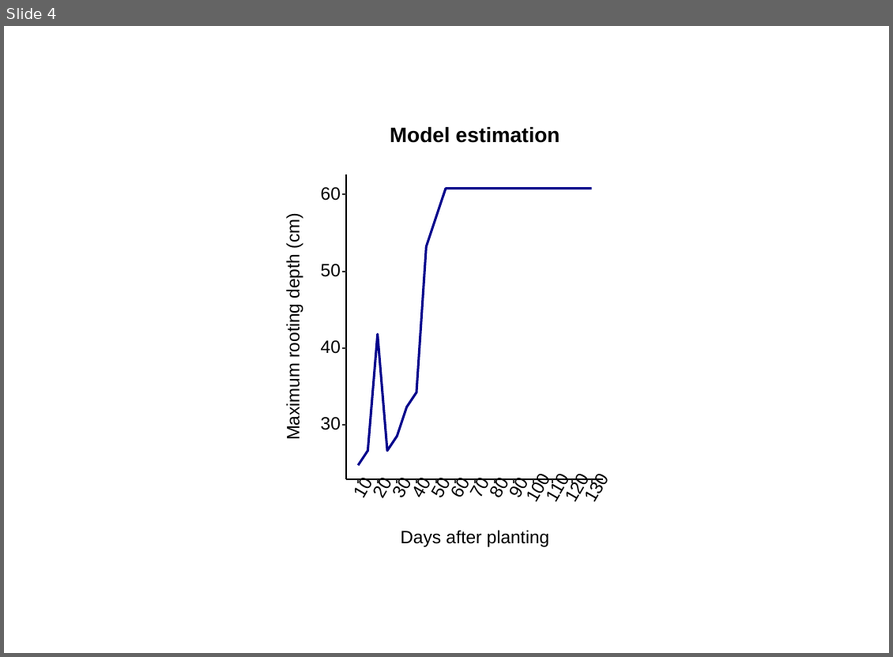
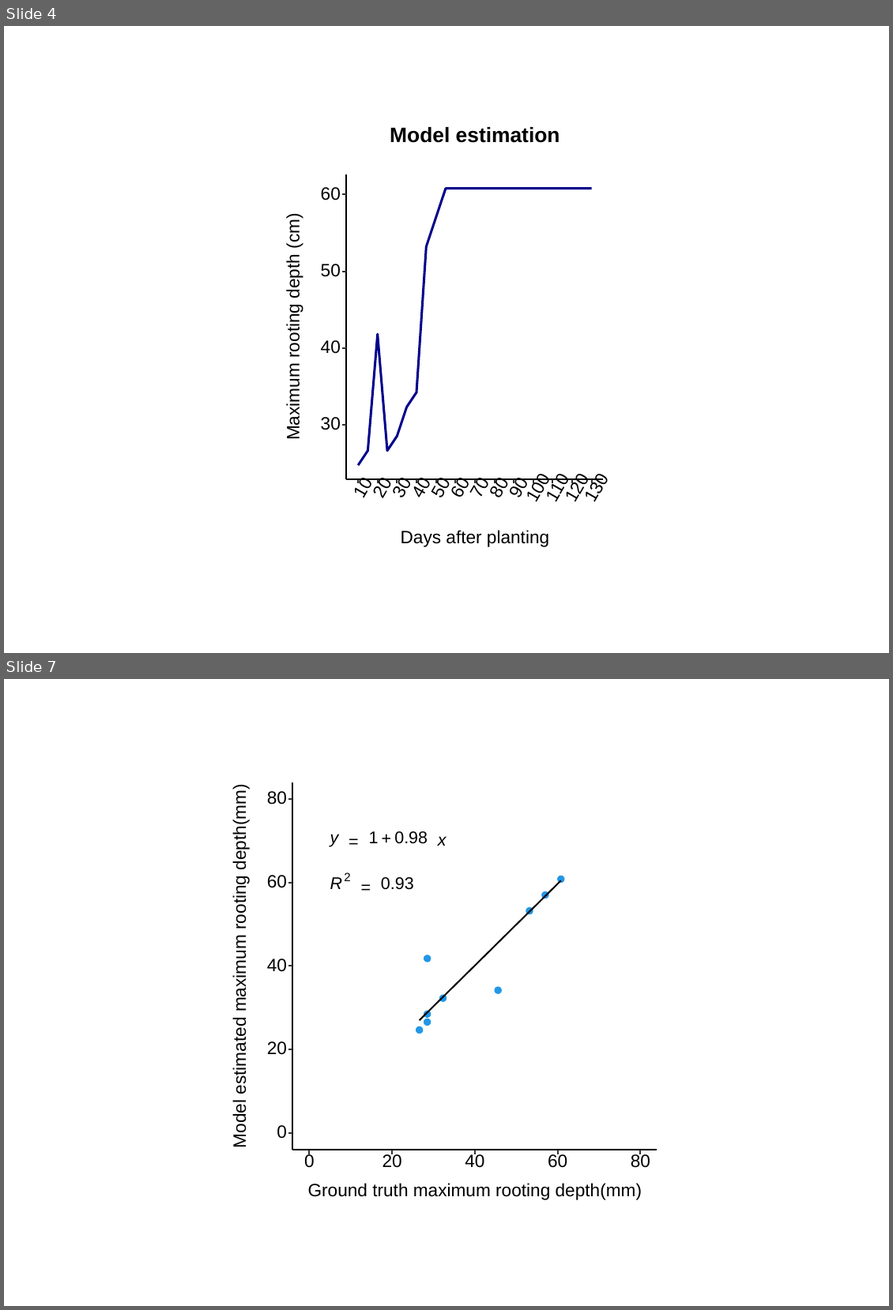
Before and after one commit to kainingzhou/autocam_to_autoanalysis, a slide deck: 3_make comparision graphs/ggplot2_plot.pptx. Shown one above the other, each under a label of ours: slide 4 before the commit, slides 4 and 7 after it; the slides between them are not shown. The pictures are 893x657 and 893x1310 pixels, drawn with LibreOffice and Linux fonts; fonts in the diff are those of the drawing. Boxes give left, top, right and bottom in pixels: in the first picture for what was removed or moved away, otherwise in the second. Text is boxed around its words. In the diff, an @@ line names an element or a change of style, - is before the commit and + after.

```diff
--- a/3_make comparision graphs/ggplot2_plot.pptx
+++ b/3_make comparision graphs/ggplot2_plot.pptx
@@ slide 7 added at (x1=4, y1=679, x2=889, y2=1306), background #FFFFFF @@
@@ group added at (x1=230, y1=779, x2=661, y2=1208): 22 texts, 13 freeform shapes, 9 ellipses, 2 rectangles @@
+y
+=
+1
++
+0.98
+x
+R
+2
+=
+0.93
+0
+20
+40
+60
+80
+0
+20
+40
+60
+80
+Ground truth maximum rooting depth(mm)
+Model estimated maximum rooting depth(mm)
```
Also in this commit, not shown: 4 other slides added, 1 other file.
